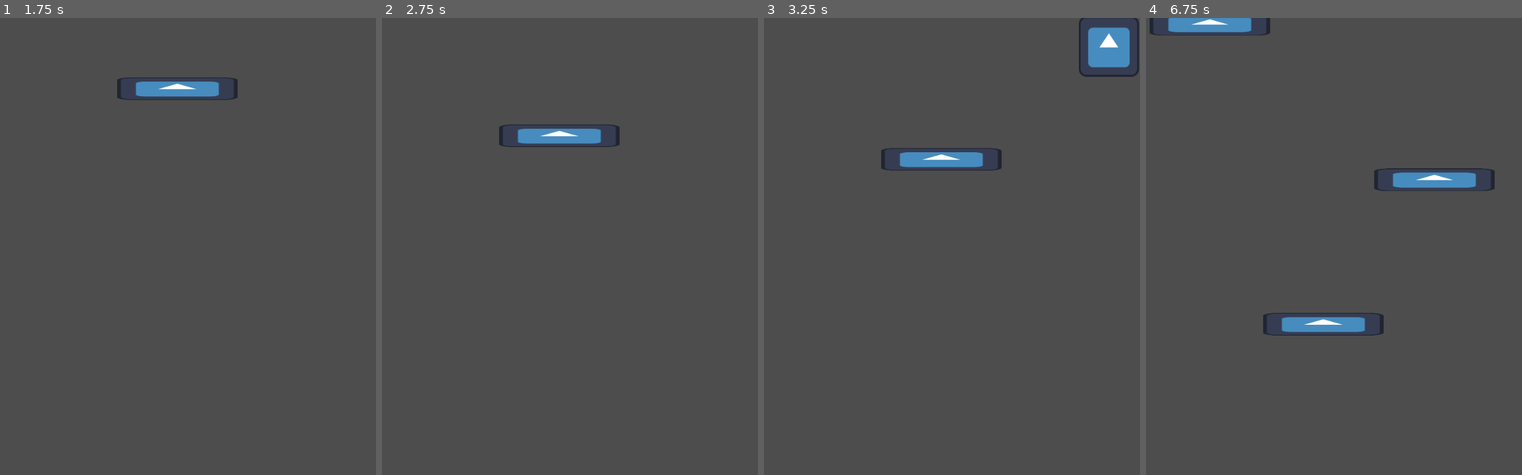
Above: before the commit, frames 1-4 (left to right).
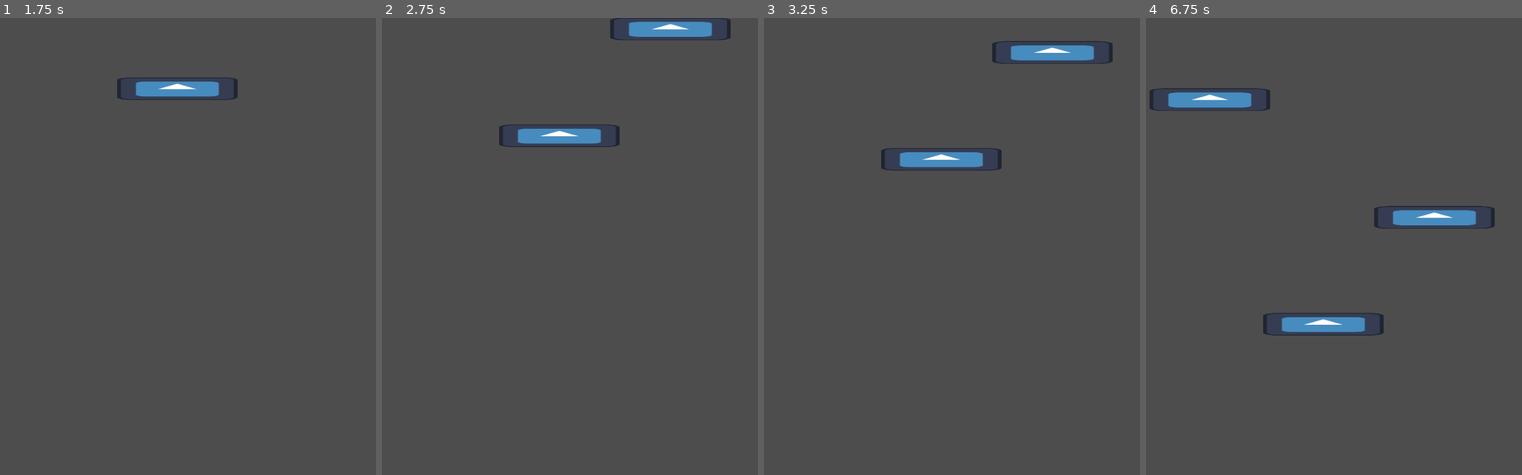
Above: after the commit, the same moments.

Repository: nipro517t/Jogo-para-Game-Jam---teste-1
Game: Godot game, scene res://scenes/main.tscn
Two runs of this game, one before a commit and one after it. Both use one fixed random seed, a clock stepped at 60 frames per second and the inputs below. The engine's default icon, where the game draws it, is replaced by a stand-in: a white triangle on a blue panel in a dark square.
Inputs:
- Up to frame 1 (1.75 s): tap Enter (ui_accept) at 0.5, 1.35, 1.52 s; hold Enter (ui_accept) 0.53-1.28 s; hold Right (ui_right) from 0.53 s (still down)
- Up to frame 2 (2.75 s): tap Enter (ui_accept) at 1.82 s; release Right (ui_right) at 2.03 s; hold Left (ui_left) from 2.03 s (still down); hold Enter (ui_accept) from 2.03 s (still down)
- Up to frame 3 (3.25 s): release Left (ui_left) at 2.78 s; release Enter (ui_accept) at 2.78 s; hold Right (ui_right) from 2.78 s (still down); tap Enter (ui_accept) at 2.85, 3.02 s
- Up to frame 4 (6.75 s): tap Enter (ui_accept) at 3.32, 4.35, 4.52, 4.82, 5.85, 6.02, 6.32 s; hold Enter (ui_accept) 3.53-4.28 s; release Right (ui_right) at 4.28 s; hold Left (ui_left) 4.28-5.03 s; hold Right (ui_right) 5.03-5.78 s; hold Enter (ui_accept) 5.03-5.78 s; hold Left (ui_left) from 5.78 s (still down); hold Enter (ui_accept) from 6.53 s (still down)

Frame 1 is identical in both runs. In frame 2, 0.9% of the frame differs, in the area x 60-93%, y 0-5%; in frame 3, 2.0%; in frame 4, 3.7%, in the area x 0-93%, y 0-47%.

Commit message:
Game over e umas coisinhas

Diff:
--- a/jonh-kagurabachi/scenes/main.tscn
+++ b/jonh-kagurabachi/scenes/main.tscn
@@ -50,7 +50,7 @@
 shape = SubResource("RectangleShape2D_tbgi4")
 
 [node name="Timer" type="Timer" parent="." unique_id=1316571614]
-wait_time = 3.3
+wait_time = 2.5
 autostart = true
 
 [node name="StaticBody2D2" type="StaticBody2D" parent="." unique_id=1476483947]
--- a/jonh-kagurabachi/scripts/heroi.gd
+++ b/jonh-kagurabachi/scripts/heroi.gd
@@ -3,7 +3,7 @@
 signal game_over
 
 const SPEED = 300.0
-const JUMP_VELOCITY = -600.0
+const JUMP_VELOCITY = -700.0
 
 
 func _physics_process(delta: float) -> void:
@@ -11,7 +11,7 @@
 	if not is_on_floor():
 		velocity += get_gravity() * delta
 
-	if Input.is_action_just_pressed("ui_accept") and is_on_floor():
+	if Input.is_action_pressed("ui_accept") and is_on_floor():
 		velocity.y = JUMP_VELOCITY
 
 	var direction := Input.get_axis("ui_left", "ui_right")
--- a/jonh-kagurabachi/scripts/main.gd
+++ b/jonh-kagurabachi/scripts/main.gd
@@ -5,6 +5,7 @@
 
 func _on_heroi_game_over() -> void:
 	print("game over")
+	get_tree().call_deferred("reload_current_scene")
 
 
 func _on_timer_timeout() -> void:
